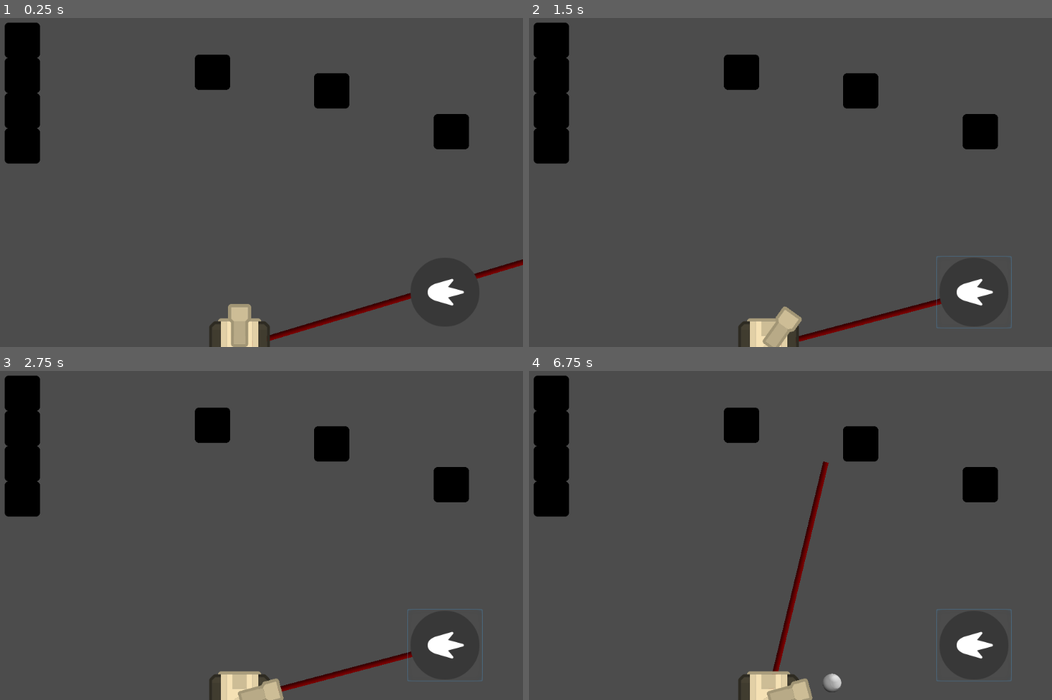
Above: before the commit, frames 1-4 (two rows, left to right).
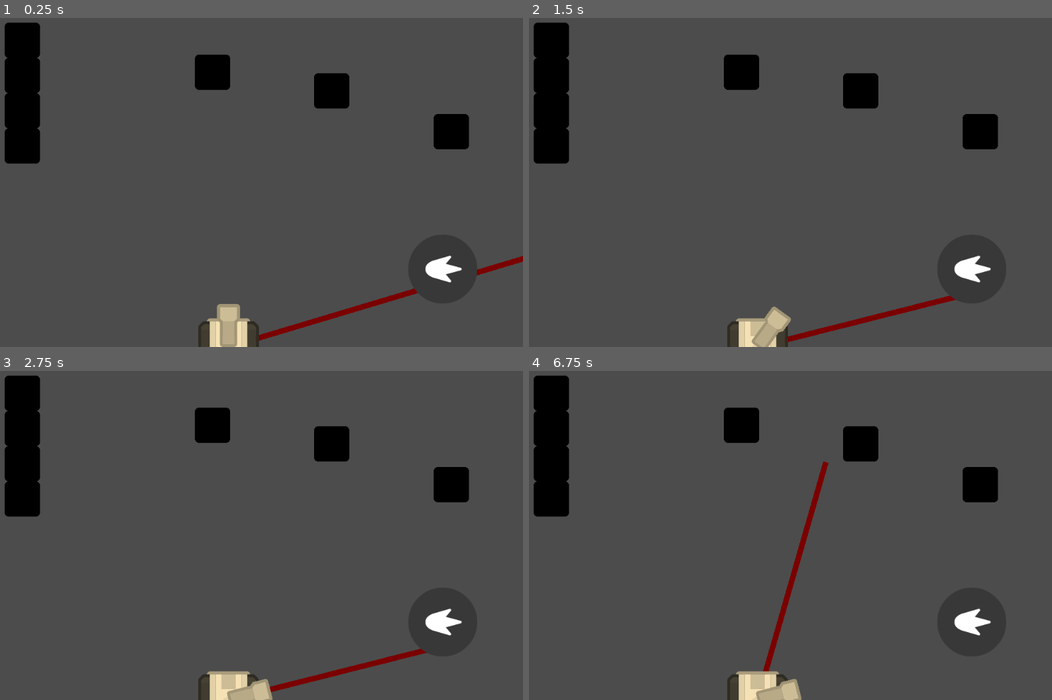
Above: after the commit, the same moments.

Repository: Dieghito124/GodotArcade-1
Game: Godot game, scene res://src/Game.tscn
Same seed, same stepped clock (60 frames per second), same inputs: the game is played once before the commit and once after it. The engine's default icon, where the game draws it, is replaced by a stand-in: a white triangle on a blue panel in a dark square.
Inputs (mouse positions are in pixels of both pictures, inside the frame that each line leads up to):
- Up to frame 1 (0.25 s): no input
- Up to frame 2 (1.5 s): click (973, 291) at 0.52 s; click (973, 268) at 1.27 s
- Up to frame 3 (2.75 s): click (444, 644) at 2.02 s
- Up to frame 4 (6.75 s): click (973, 621) at 2.77 s; click (973, 644) at 3.52 s; click (973, 621) at 4.27 s; tap Enter at 5, 6.5 s; move the mouse to (895, 519) at 5.02 s; click (895, 519) at 5.17 s; tap Space at 5.75 s; move the mouse to (654, 551) at 5.77 s; click (654, 551) at 5.92 s; move the mouse to (827, 463) at 6.52 s; click (827, 463) at 6.67 s

The runs differ from the first frame. In frame 1, 2.9% of the frame differs, in the area x 37-100%, y 72-100%; in frame 2, 2.3%; in frame 3, 2.1%; in frame 4, 2.9%, in the area x 37-93%, y 27-100%.

Commit message:
Removed singleton Events

Diff:
--- a/HUD/HUD.gd
+++ b/HUD/HUD.gd
@@ -1,7 +1,6 @@
 extends CanvasLayer
 
+signal shot
+
 func _ready() -> void:
-	pass
-
-func _on_ShotBtn_pressed() -> void:
-	Events.emit_signal("player_shot")
+	$Control/BtnShot.connect("pressed", get_node("/root/Game/Player"), "_player_shot")
--- a/HUD/HUD.tscn
+++ b/HUD/HUD.tscn
@@ -12,12 +12,13 @@
 margin_left = -1.36041
 margin_right = -1.36041
 
-[node name="ShotBtn" type="Button" parent="Control"]
-margin_left = 815.0
-margin_top = 435.0
-margin_right = 938.0
-margin_bottom = 509.0
+[node name="BtnShot" type="Button" parent="Control"]
+margin_left = 810.791
+margin_top = 393.495
+margin_right = 947.791
+margin_bottom = 524.495
+focus_mode = 0
 button_mask = 2
+enabled_focus_mode = 0
 icon = ExtResource( 2 )
 flat = true
-[connection signal="pressed" from="Control/ShotBtn" to="." method="_on_ShotBtn_pressed"]
--- a/globals/Events.gd
+++ /dev/null
@@ -1,9 +0,0 @@
-extends Node
-
-"""SINGLETON FOR EVENTS HANDLING"""
-
-signal game_start
-signal game_over
-signal game_win
-signal player_shot
-signal bullet_spawned(cannon_rotation)
--- a/globals/Events.tscn
+++ /dev/null
@@ -1,6 +0,0 @@
-[gd_scene load_steps=2 format=2]
-
-[ext_resource path="res://globals/Events.gd" type="Script" id=1]
-
-[node name="Events" type="Node"]
-script = ExtResource( 1 )
--- a/project.godot
+++ b/project.godot
@@ -18,10 +18,6 @@
 config/name="GodotArcade"
 run/main_scene="res://src/Game.tscn"
 config/icon="res://icon.png"
-
-[autoload]
-
-Events="*res://globals/Events.tscn"
 
 [importer_defaults]
 
--- a/src/Bullet.gd
+++ b/src/Bullet.gd
@@ -1,16 +1,11 @@
 extends RigidBody2D
 
-var velocity : Vector2 = Vector2(0, -800)
+var velocity : Vector2 = Vector2(0, -1000)
 
 func _ready() -> void:
-	Events.connect("bullet_spawned", self, "initialize")
+	self.apply_central_impulse(velocity.rotated(rotation))
 
 func _physics_process(delta: float) -> void:
 	"""FIX"""
 	#rotation_degrees = get_global_transform()
 	pass
-
-func initialize(cannon_rotation : float) -> void:
-	self.rotation = cannon_rotation
-	self.apply_central_impulse(velocity.rotated(cannon_rotation))
-	Events.disconnect("bullet_spawned", self, "initialize")
--- a/src/Game.gd
+++ b/src/Game.gd
@@ -1,16 +1,26 @@
 extends Node
+
+"""GAME LOGIC"""
+
+signal load_game
+signal load_menu
+signal unload_game
+signal unload_menu
+signal player_shot
+signal bullet_spawned(cannon_rotation)
+
 var m = false
-"""
-QUA CI VA LA LOGICA DI GIOCO
-HERE GOES THE GAME LOGIC
-"""
 
 func _ready() -> void:
 	$Arcade1.play()
+
+func _shot_pressed() -> void:
+	emit_signal("player_shot")
 
 func _process(delta: float) -> void:
 	if not $Arcade1.playing and m == false:
 		$"Arcade1(part2)".play()
 		m = true
+
 func _physics_process(delta: float) -> void:
 	pass
--- a/src/Game.tscn
+++ b/src/Game.tscn
@@ -1,24 +1,26 @@
-[gd_scene load_steps=6 format=2]
+[gd_scene load_steps=7 format=2]
 
 [ext_resource path="res://src/Game.gd" type="Script" id=1]
-[ext_resource path="res://src/World1.tscn" type="PackedScene" id=2]
-[ext_resource path="res://sound/music/CanzoneArcade1.wav" type="AudioStream" id=3]
-[ext_resource path="res://sound/music/CanzoneArcade1(SecondaParte).wav" type="AudioStream" id=4]
-[ext_resource path="res://HUD/HUD.tscn" type="PackedScene" id=5]
+[ext_resource path="res://src/Player.tscn" type="PackedScene" id=2]
+[ext_resource path="res://src/World1.tscn" type="PackedScene" id=3]
+[ext_resource path="res://sound/music/CanzoneArcade1.wav" type="AudioStream" id=4]
+[ext_resource path="res://sound/music/CanzoneArcade1(SecondaParte).wav" type="AudioStream" id=5]
+[ext_resource path="res://HUD/HUD.tscn" type="PackedScene" id=6]
 
 [node name="Game" type="Node"]
 script = ExtResource( 1 )
 
-[node name="World1" parent="." instance=ExtResource( 2 )]
+[node name="Player" parent="." instance=ExtResource( 2 )]
+position = Vector2( 490, 600 )
 
-[node name="Bullets" type="Node" parent="."]
+[node name="World1" parent="." instance=ExtResource( 3 )]
 
 [node name="Arcade1" type="AudioStreamPlayer" parent="."]
-stream = ExtResource( 3 )
+stream = ExtResource( 4 )
 volume_db = -10.0
 
 [node name="Arcade1(part2)" type="AudioStreamPlayer" parent="."]
-stream = ExtResource( 4 )
+stream = ExtResource( 5 )
 volume_db = -10.0
 
-[node name="HUD" parent="." instance=ExtResource( 5 )]
+[node name="HUD" parent="." instance=ExtResource( 6 )]
--- a/src/Player.gd
+++ b/src/Player.gd
@@ -1,14 +1,18 @@
 extends Node2D
 
+signal bullet_instanciated
+
 export var bullet_scene : PackedScene
+export var bullet_velocity : Vector2
 
 func _ready() -> void:
-	Events.connect("player_shot", $".", "_player_shot")
+	pass
 
 var turret_moving : bool = false
 
 func _input(event: InputEvent) -> void:
-	if event is InputEventScreenTouch && !turret_moving: #it allows you to rotate only if the turret has completed the previous rotation
+	if event is InputEventScreenTouch && !turret_moving:
+#------------ALLOWS TO ROTATE ONLY IF THE PREVIOUS ROTATION IS FINISHED------------#
 		var angle = $Cannon.get_angle_to(get_global_mouse_position()) + PI/2
 		if angle > PI:
 			if get_global_mouse_position().x < get_viewport_rect().size.x / 2:
@@ -19,37 +23,33 @@
 			$Cannon.rotation + angle, 2, Tween.TRANS_SINE, Tween.EASE_IN_OUT)
 		$Tween.start()
 
+
 func _player_shot() -> void:
-	if !turret_moving: #shot only if the turret is not moving
+	if !turret_moving:
+#------------INSTANCIATE THE BULLET WHEN THE BUTTON IS PRESSED & TURRET NOT MOVING------------#
 		$Timers/ShotTimer.start()
 		var bul = bullet_scene.instance()
 		get_node("/root/Game/World1/Bullets").add_child(bul)
 		bul.position = self.position
-		Events.emit_signal("bullet_spawned", $Cannon.rotation)
-		_play_shot_sound()
+		emit_signal("bullet_instanciated")
+#------------START THE SOUND OF THE CANNON ROTATION------------#
+		$Cannon/CannonShot.pitch_scale = rand_range(0.9, 1.2)
+		$Cannon/CannonShot.volume_db = rand_range(-2, 2)
+		$Cannon/CannonShot.play()
 
 func _on_Tween_started(object: Object, key: NodePath) -> void:
 	turret_moving = true
-	_play_turret_sound()
-	pass #Start the FX sounds
-
-func _on_Tween_all_completed() -> void:
-	_stop_turret_sound()
-
-func _play_shot_sound() -> void:
-	$Cannon/CannonShot.pitch_scale = rand_range(0.9, 1.2)
-	$Cannon/CannonShot.volume_db = rand_range(-2, 2)
-	$Cannon/CannonShot.play()
-
-func _play_turret_sound() -> void: #there could be some problems with large rotations
+#------------START THE SOUND OF THE CANNON SHOT------------#
 	$Cannon/TurretMove.pitch_scale = rand_range(0.7, 0.8)
 	$Cannon/TurretMove.volume_db = rand_range(-7, -3)
 	$Cannon/TurretMove.play()
 
-func _stop_turret_sound() -> void:
+func _on_Tween_all_completed() -> void:
+#------------STOP THE SOUND OF THE CANNON ROTATION------------#
 	$Cannon/TurretMove.play(2.90)
 	$Cannon/TurretMove/RotationDuration.start()
 
-func _on_RotationDuration_timeout() -> void: #stops the sound after the final "click"
+func _on_RotationDuration_timeout() -> void:
+#------------STOP THE SOUND OF THE CANNON ROTATION AFTER THE FINAL "CLICK"------------#
 	$Cannon/TurretMove.stop()
 	turret_moving = false
--- a/src/Player.tscn
+++ b/src/Player.tscn
@@ -12,16 +12,17 @@
 [node name="Player" type="Node2D"]
 script = ExtResource( 1 )
 bullet_scene = ExtResource( 2 )
+bullet_velocity = Vector2( 0, -800 )
 
 [node name="Laser" type="Line2D" parent="."]
 points = PoolVector2Array( 1208.76, -362.631, 0, 0 )
 default_color = Color( 0.482353, 0.482353, 0.482353, 1 )
 texture = ExtResource( 3 )
-texture_mode = 1050864064
 round_precision = 32
 script = ExtResource( 4 )
 
 [node name="Body" type="Node2D" parent="."]
+editor/display_folded = true
 
 [node name="BodySprite" type="Sprite" parent="Body"]
 scale = Vector2( 0.5, 0.5 )
@@ -29,6 +30,7 @@
 texture = ExtResource( 5 )
 
 [node name="Cannon" type="Node2D" parent="."]
+editor/display_folded = true
 
 [node name="CannonSprite" type="Sprite" parent="Cannon"]
 position = Vector2( 0, -19 )
@@ -42,6 +44,7 @@
 stream = ExtResource( 7 )
 
 [node name="TurretMove" type="AudioStreamPlayer" parent="Cannon"]
+editor/display_folded = true
 stream = ExtResource( 8 )
 volume_db = -5.0
 pitch_scale = 0.7
@@ -53,6 +56,7 @@
 [node name="Tween" type="Tween" parent="."]
 
 [node name="Timers" type="Node" parent="."]
+editor/display_folded = true
 
 [node name="ShotTimer" type="Timer" parent="Timers"]
 wait_time = 3.0
--- a/src/World1.tscn
+++ b/src/World1.tscn
@@ -1,38 +1,34 @@
-[gd_scene load_steps=3 format=2]
+[gd_scene load_steps=2 format=2]
 
-[ext_resource path="res://src/Player.tscn" type="PackedScene" id=1]
-[ext_resource path="res://src/Obstacle.tscn" type="PackedScene" id=2]
+[ext_resource path="res://src/Obstacle.tscn" type="PackedScene" id=1]
 
 [node name="World1" type="Node2D"]
 __meta__ = {
 "_edit_vertical_guides_": [  ]
 }
 
-[node name="Player" parent="." instance=ExtResource( 1 )]
-position = Vector2( 510, 600 )
-
 [node name="Bullets" type="Node" parent="."]
 
 [node name="Obstacles" type="Node" parent="."]
 editor/display_folded = true
 
-[node name="StaticBody2D" parent="Obstacles" instance=ExtResource( 2 )]
+[node name="StaticBody2D" parent="Obstacles" instance=ExtResource( 1 )]
 position = Vector2( 893.849, 209.12 )
 
-[node name="StaticBody2D2" parent="Obstacles" instance=ExtResource( 2 )]
+[node name="StaticBody2D2" parent="Obstacles" instance=ExtResource( 1 )]
 position = Vector2( 677.327, 135.095 )
 
-[node name="StaticBody2D3" parent="Obstacles" instance=ExtResource( 2 )]
+[node name="StaticBody2D3" parent="Obstacles" instance=ExtResource( 1 )]
 position = Vector2( 460.525, 100.79 )
 
-[node name="StaticBody2D4" parent="Obstacles" instance=ExtResource( 2 )]
+[node name="StaticBody2D4" parent="Obstacles" instance=ExtResource( 1 )]
 position = Vector2( 116, 235 )
 
-[node name="StaticBody2D5" parent="Obstacles" instance=ExtResource( 2 )]
+[node name="StaticBody2D5" parent="Obstacles" instance=ExtResource( 1 )]
 position = Vector2( 116, 171 )
 
-[node name="StaticBody2D6" parent="Obstacles" instance=ExtResource( 2 )]
+[node name="StaticBody2D6" parent="Obstacles" instance=ExtResource( 1 )]
 position = Vector2( 116, 107 )
 
-[node name="StaticBody2D7" parent="Obstacles" instance=ExtResource( 2 )]
+[node name="StaticBody2D7" parent="Obstacles" instance=ExtResource( 1 )]
 position = Vector2( 116, 43 )
